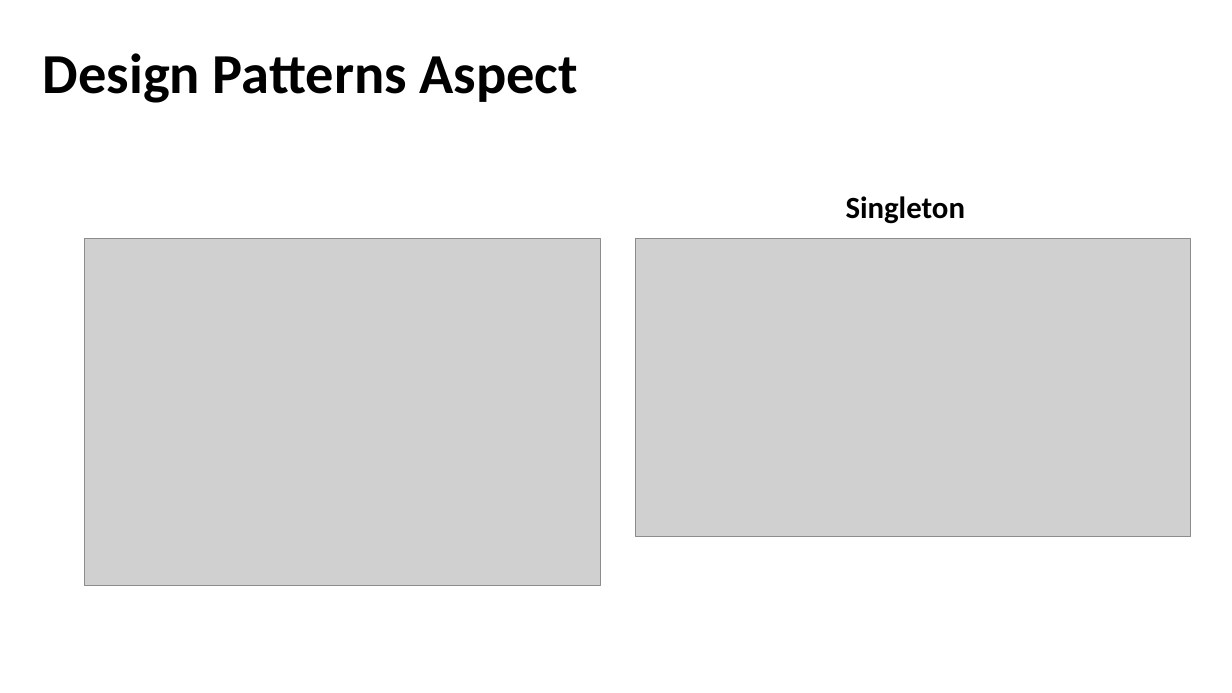
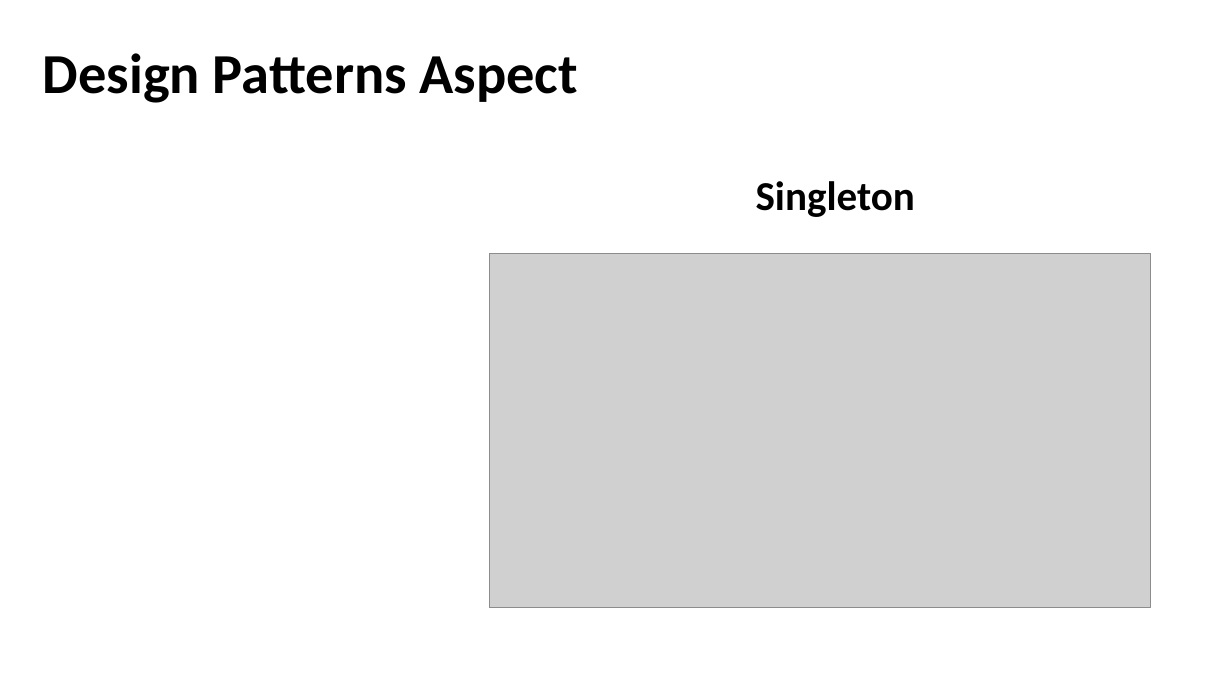
Before and after one commit to akotek/AOP, a slide deck: slide 33 of src/Final Project Presentation.pptx. Drawn at 1232x693 pixels with LibreOffice and Linux fonts; fonts in the diff are those of the drawing; grey boxes stand for pictures. Boxes give left, top, right and bottom in pixels: in the first picture for what was removed or moved away, otherwise in the second. Text is boxed around its words. In the diff, an @@ line names an element or a change of style, - is before the commit and + after.

Commit message:
DesignPatternsAspect impl part1 - singleton + tests, Logging config change

```diff
--- a/src/Final Project Presentation.pptx
+++ b/src/Final Project Presentation.pptx
@@ text "Singleton": place and size @@
-text "Singleton" at (846, 196, 966, 224)
+text "Singleton" at (756, 181, 915, 217)
@@ text "Singleton" at (756, 181, 915, 217): size 24 to 32 pt @@
@@ picture removed at (85, 238, 601, 585) @@
@@ picture: place and size @@
-picture at (636, 238, 1190, 536)
+picture at (489, 253, 1151, 608)
```
Also in this commit, not shown: 4 other slides changed, 4 slides added, 1 slide removed, 6 other files.
